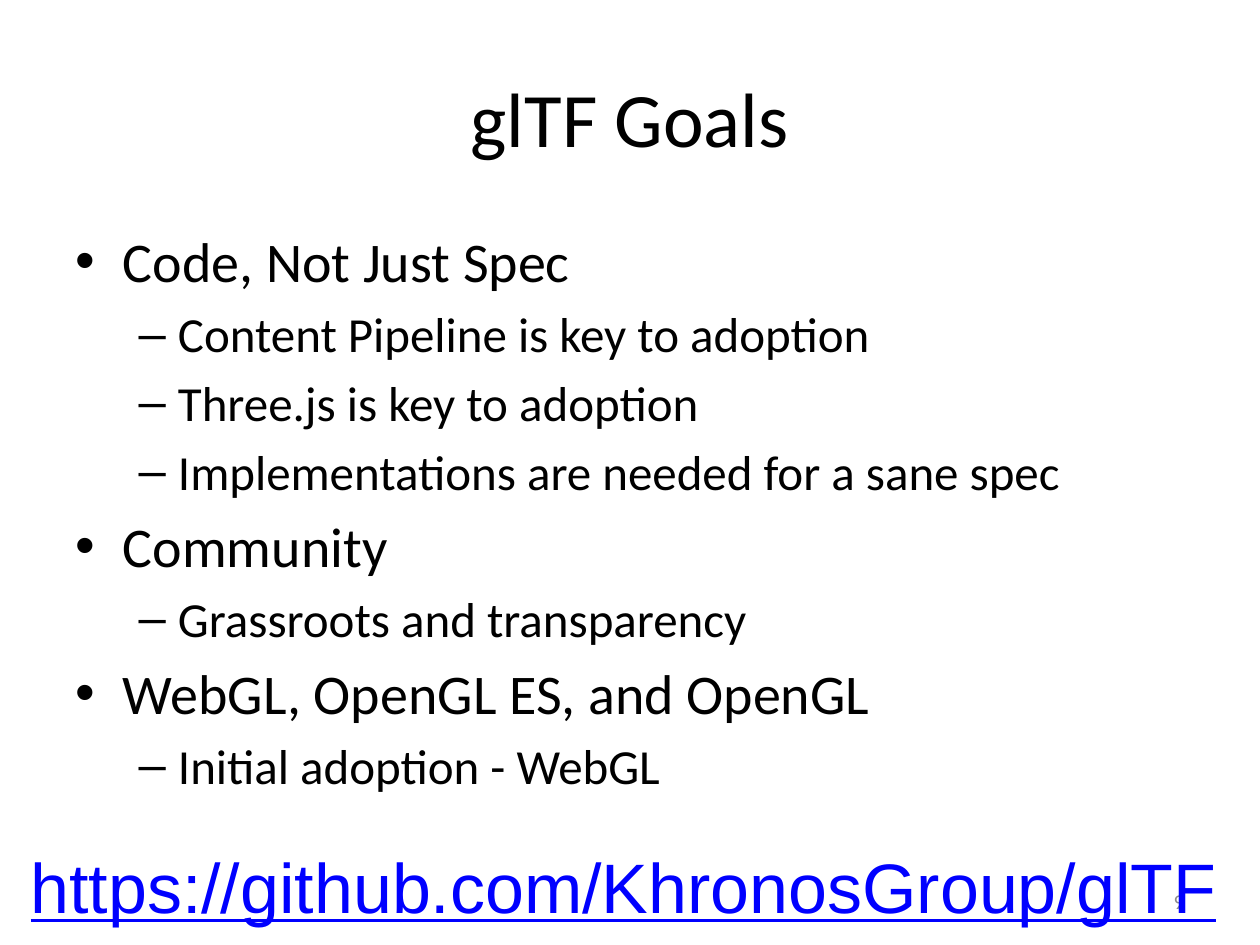
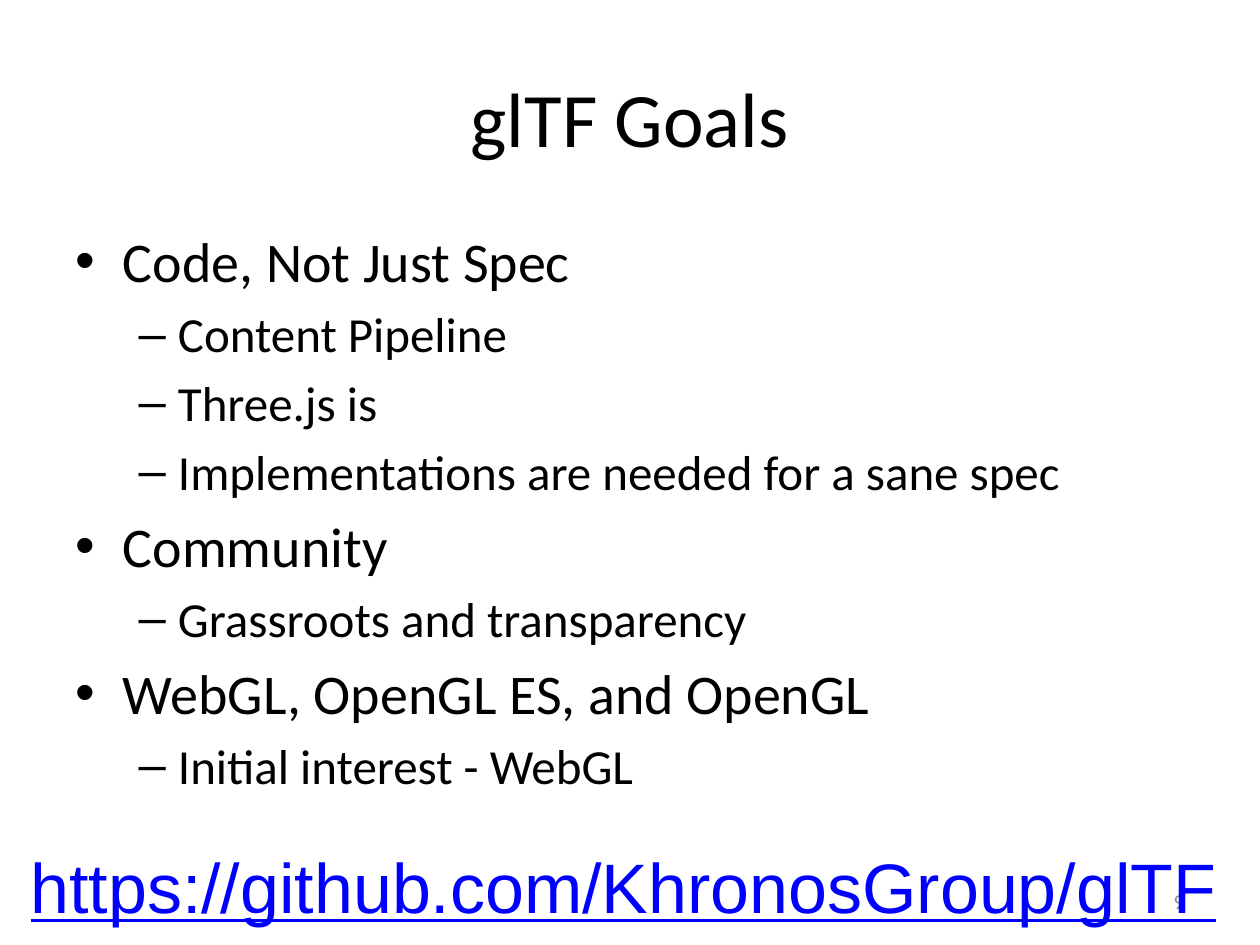
Before and after one commit to pjcozzi/Articles, a slide deck: slide 9 of WebGLContentPipeline/WebGLContentPipelineWithglTF.pptx. Drawn at 1260x945 pixels with LibreOffice and Linux fonts; fonts in the diff are those of the drawing. Boxes give left, top, right and bottom in pixels: in the first picture for what was removed or moved away, otherwise in the second. Text is boxed around its words. In the diff, an @@ line names an element or a change of style, - is before the commit and + after.

```diff
--- a/WebGLContentPipeline/WebGLContentPipelineWithglTF.pptx
+++ b/WebGLContentPipeline/WebGLContentPipelineWithglTF.pptx
@@ text at [178,318,507,430]: text changed @@
-  – Content Pipeline is key to adoption
-  – Three.js is key to adoption
+  – Content Pipeline
+  – Three.js is
@@ text at [178,750,633,785]: text changed @@
-  – Initial adoption - WebGL
+  – Initial interest - WebGL
```
Also in this commit, not shown: 7 other slides changed, 1 slide added, 11 slides removed.
